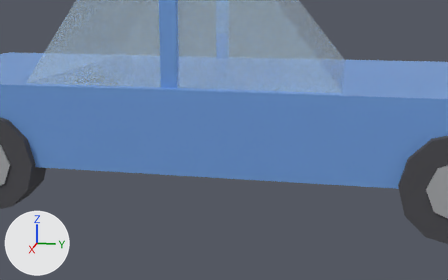
A saved change to the glTF model assets/models/outdoor/car_sedan_blue.glb.
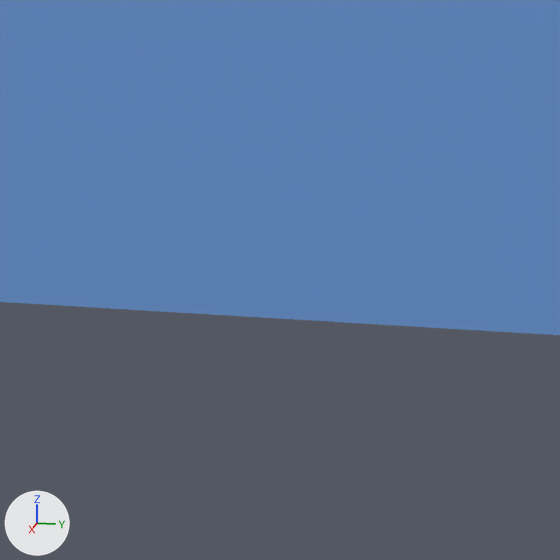
The first picture shows the older version from a 50 mm camera at (4.368, 0.824, 1.402) aimed at (-0.061, -0.062, 0.294). The close-ups show the older and then the newer version on the part from 38% to 57% of the width and 47% to 76% of the height of that picture. Only the edits that show in the close-ups are written down. Every picture has the same lights, and +X, +Y and +Z are marked at lower left. Where no turn or scale is listed for an object, it has been applied to the vertices.

In view in the first close-up: 'body'.
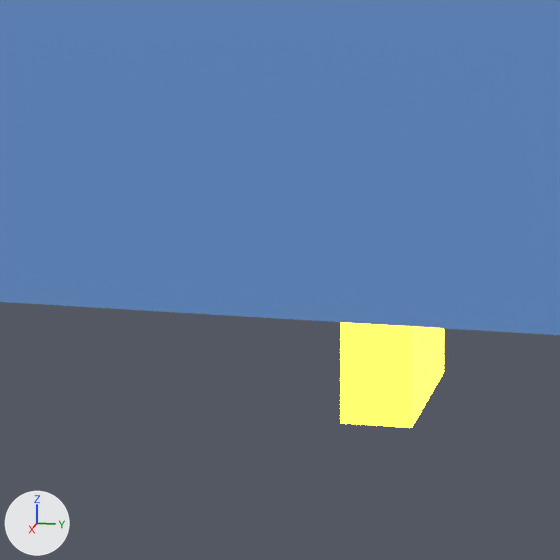
Pixel boxes [x1, y1, x2, y2] of what changed, in the close-ups (560 x 560 px):
'haz_rr', added (yellow): after [340, 322, 444, 428]

What changed in the scene script:
```text
Add mat_hazard:
    mat_hazard = principled_material('hazard')
    mat_hazard.base_color = (1.0, 0.62, 0.05)  # yellow #ffce3f
    mat_hazard.roughness = 0.3
    mat_hazard.emission_color = (1.0, 0.62, 0.05)  # yellow #ffce3f
    mat_hazard.emission_strength = 3.0
Add me_haz_rr:
    me_haz_rr.from_pydata(...)  # a box spanning x -0.9..-0.7, y 2.23..2.31, z -0.69..-0.55
    me_haz_rr.materials.append(mat_hazard)  # yellow #ffce3f, glowing yellow #ffce3f
Add ob_haz_rr:
    ob_haz_rr = bpy.data.objects.new('haz_rr', me_haz_rr)
    ob_haz_rr.location = (0.8, -2.27, 0.62)
```
